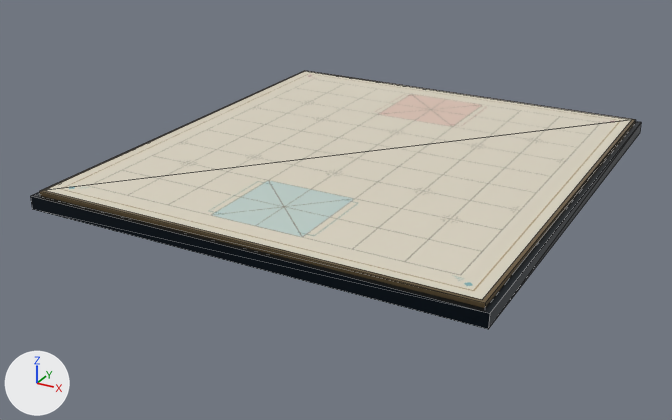
The glTF model Assets/Models/Board.glb: old version first, new version second.
Before and after are seen from a 50 mm camera at (8.74, -17.34, 7.1) aimed at (-0.43, -0.67, -1.23). Arrows for +X, +Y and +Z are at lower left; the lights stay in place. The picture after the commit comes second. Mesh edges are drawn as thin lines. Vertices at exactly the same position are counted once.

Script lines for the objects in view, before the commit:
```python
mat_material_0 = principled_material('Material_0')
mat_material_0.base_color = (0.0075, 0.0152, 0.0252)  # dark blue #15212c
mat_material_0.metallic = 0.82
mat_material_0.roughness = 0.3
me_mesh_0 = bpy.data.meshes.new('Mesh_0')
me_mesh_0.from_pydata(...)  # 20 vertices, 26 faces; spans x -4.8..4.8, y -5.3..5.3, z -0.36..0.01
# faces by material slot: [12, 12, 2]
me_mesh_0.materials.append(mat_material_0)  # dark blue #15212c
me_mesh_0.materials.append(mat_material_1)  # brown #8d7957
me_mesh_0.materials.append(mat_material_2)  # picture img_image_0
# before: 2 (4.8, -5.3, -0.36) at pixel (488, 329), 3 (4.8, 5.3, -0.36) at pixel (639, 133), 6 (-4.8, 5.3, -0.36), 7 (-4.8, -5.3, -0.36) at pixel (32, 209)
ob_board = bpy.data.objects.new('Board', me_mesh_0)
ob_board.location = (0.0, 0.0, 0.0)
```
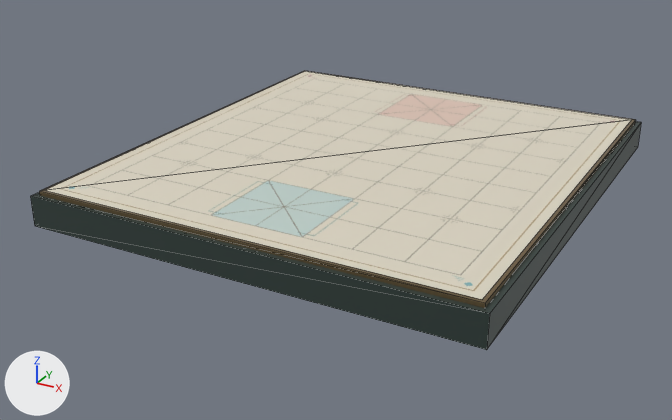
Changed parts and their boxes (x1, y1, x2, y2) in the pictures (672 x 420 px; the box of a moved part takes in the faces that stretch with it):
'Board', recoloured, surface changed, reshaped (8% taller): before (30, 71, 641, 329); after (30, 71, 641, 350)
part 1 of me_mesh_0, moved or reshaped: before (30, 123, 641, 329); after (30, 123, 641, 350)

The change, as a diff of the scene's bpy script:
```diff
--- a/Assets/Models/Board.glb.py
+++ b/Assets/Models/Board.glb.py
@@ mat_material_0 @@
 mat_material_0 = principled_material('Material_0')
-mat_material_0.base_color = (0.0075, 0.0152, 0.0252)  # dark blue #15212c
-mat_material_0.metallic = 0.82
+mat_material_0.base_color = (0.0356, 0.0561, 0.0497)  # dark grey #35433f
+mat_material_0.metallic = 0.15
 mat_material_0.roughness = 0.3
@@ me_mesh_0 @@
 # used by ob_board; location = (0.0, 0.0, 0.0)
-me_mesh_0.from_pydata(...)  # 20 vertices, 26 faces; spans x -4.8..4.8, y -5.3..5.3, z -0.36..0.01
+me_mesh_0.from_pydata(...)  # 20 vertices, 26 faces; spans x -4.8..4.8, y -5.3..5.3, z -0.73..0.01
+# me_mesh_0 part 1
+for i in [2, 3, 6, 7]: me_mesh_0.vertices[i].co += Vector((0.0, 0.0, -0.37))
 me_mesh_0.materials.append(mat_material_0)
```
